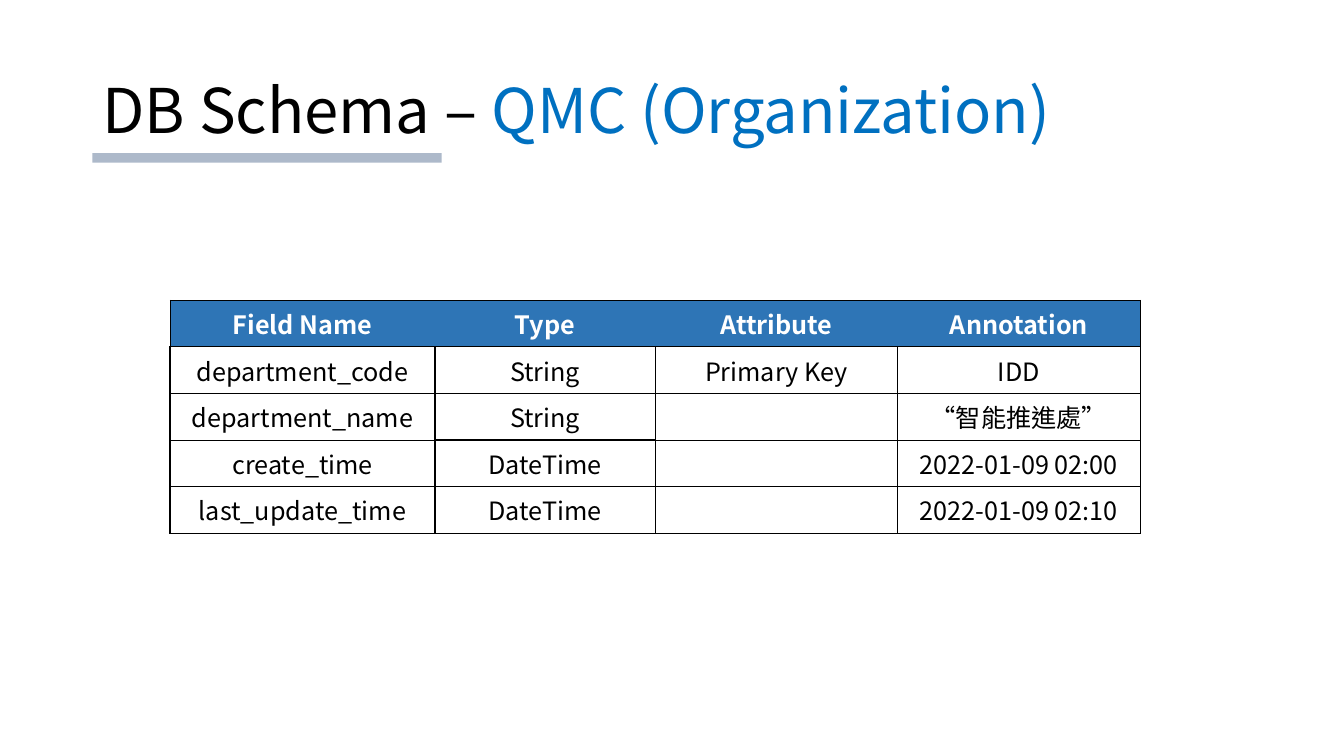
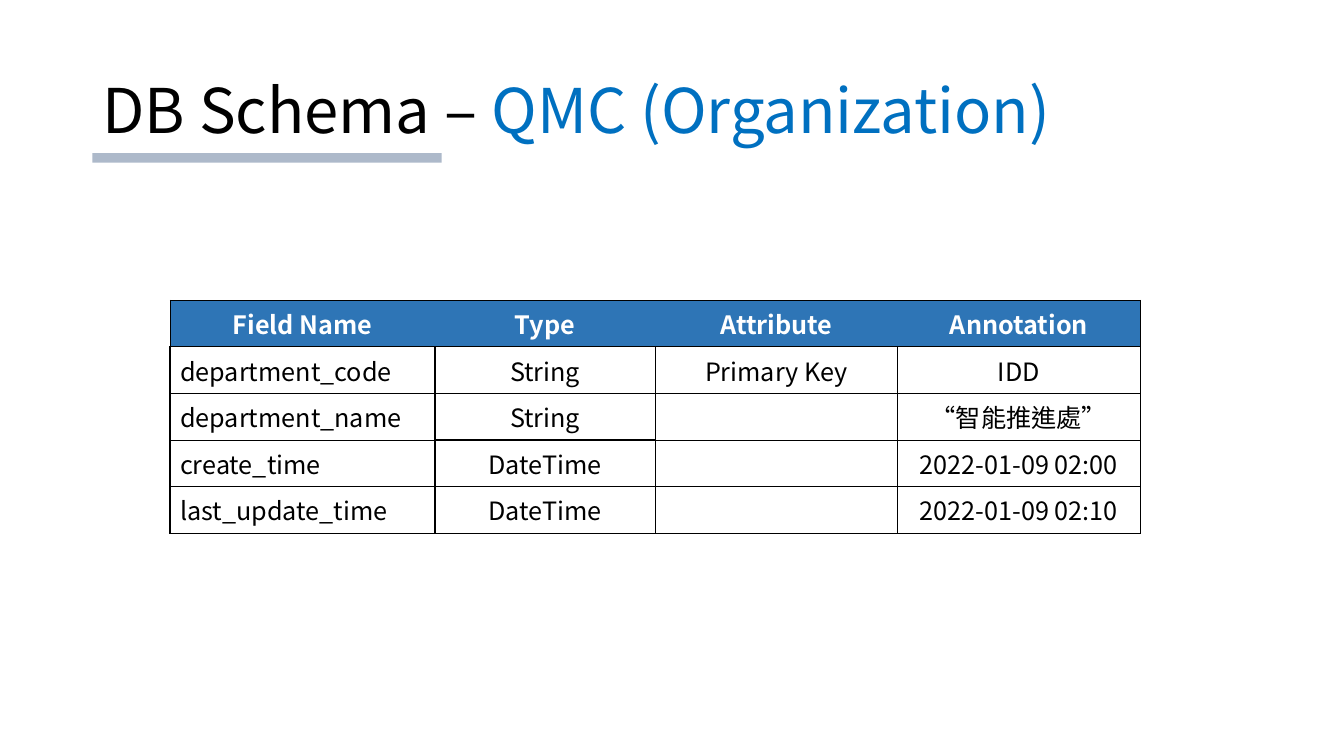
Before and after one commit to deternan/room_reservation, a slide deck: slide 8 of documents/room_reservation_v0.3.1.pptx. Drawn at 1344x756 pixels with LibreOffice and Linux fonts; fonts in the diff are those of the drawing. Boxes give left, top, right and bottom in pixels: in the first picture for what was removed or moved away, otherwise in the second. Text is boxed around its words. In the diff, an @@ line names an element or a change of style, - is before the commit and + after.

```diff
--- a/documents/room_reservation_v0.3.1.pptx
+++ b/documents/room_reservation_v0.3.1.pptx
@@ table at <box>170,300,1141,530</box> @@
@@ alignment centre to left @@
```
Also in this commit, not shown: 2 other slides changed.
